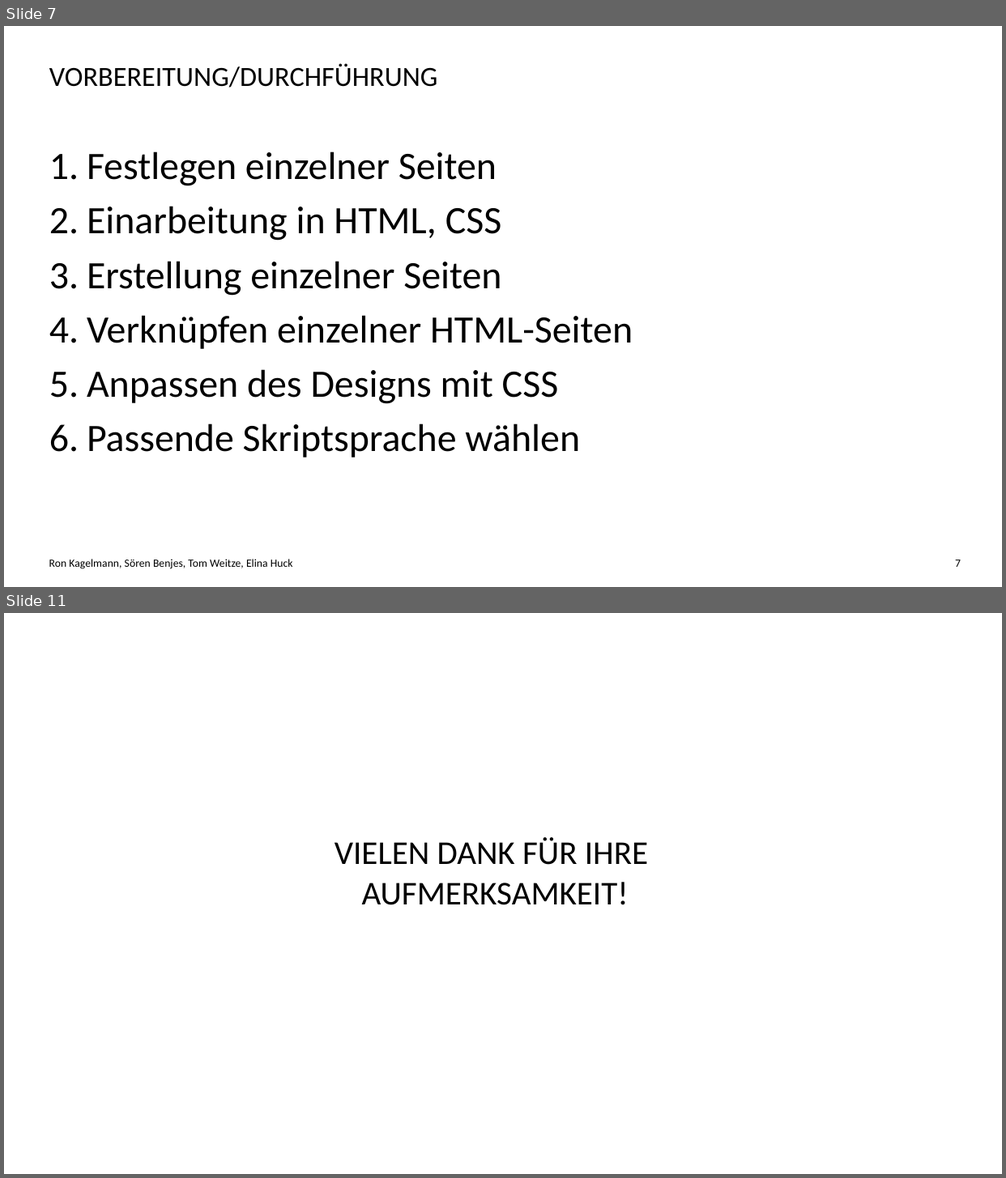
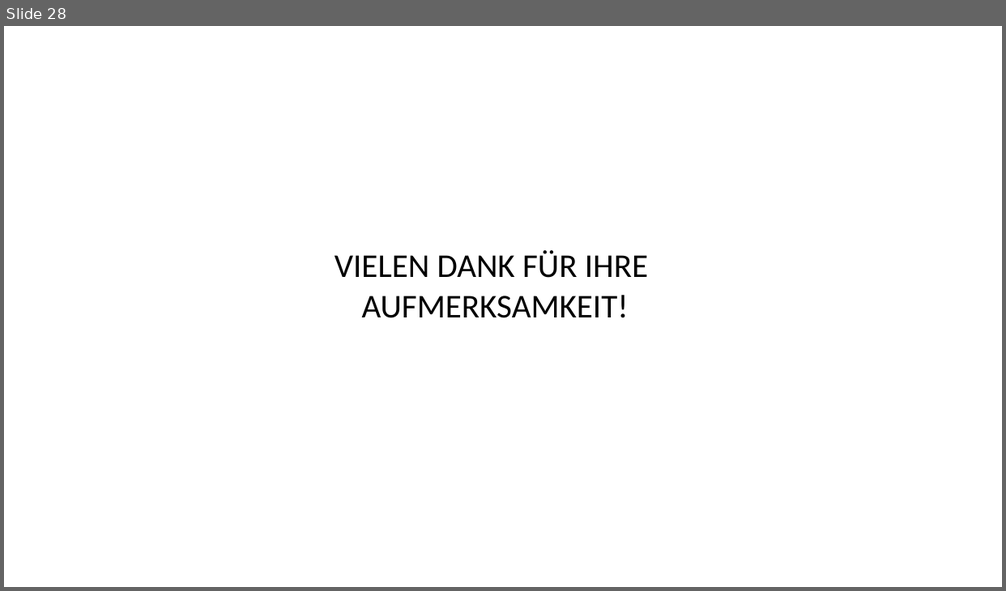
Before and after one commit to Elinuschka/H-DSkript, a slide deck: Candidate Accessment System.pptx. Shown one above the other, each under a label of ours: slides 7 and 11 before the commit, slide 28 after it; the slides between them are not shown. The pictures are 1006x1178 and 1006x591 pixels, drawn with LibreOffice and Linux fonts; fonts in the diff are those of the drawing; background and template pictures are left out. Boxes give left, top, right and bottom in pixels: in the first picture for what was removed or moved away, otherwise in the second. Text is boxed around its words. In the diff, an @@ line names an element or a change of style, - is before the commit and + after.

```diff
--- a/Candidate Accessment System.pptx
+++ b/Candidate Accessment System.pptx
@@ slide 7 removed at box(4, 26, 1002, 587), background #FFFFFF @@
@@ title removed at box(49, 63, 437, 88) @@
-VORBEREITUNG/DURCHFÜHRUNG
@@ text removed at box(87, 152, 633, 458) @@
-1. Festlegen einzelner Seiten
-2. Einarbeitung in HTML, CSS
-3. Erstellung einzelner Seiten
-4. Verknüpfen einzelner HTML-Seiten
-5. Anpassen des Designs mit CSS
-6. Passende Skriptsprache wählen
@@ text removed at box(49, 559, 293, 570) @@
-Ron Kagelmann, Sören Benjes, Tom Weitze, Elina Huck
@@ page number removed at box(955, 560, 961, 567) @@
-7
@@ what was slide 11 is now slide 28 @@
```
Also in this commit, not shown: 2 slides changed, 24 slides added, 6 other slides removed.
